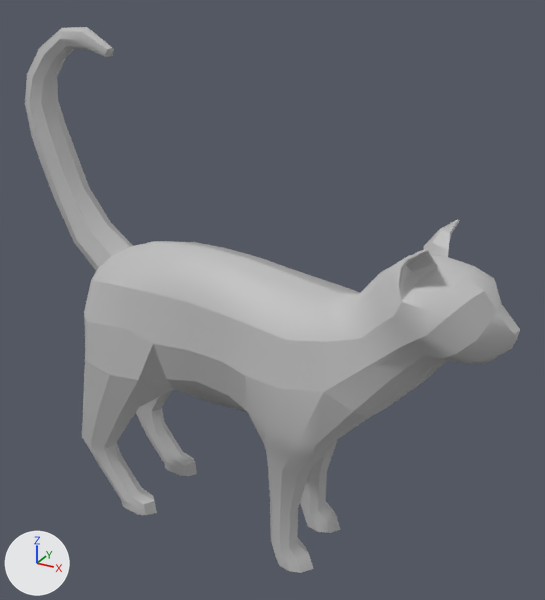
Two versions of the FBX model Assets/Modelings/Animal/obj_cat.fbx, one commit apart.
Both versions are drawn from a 50 mm lens placed at (-0.766, -3.979, 0.975), pointed at (-1.333, -2.949, 0.46). The lights are fixed; the arrows at lower left show +X, +Y and +Z. Where no turn or scale is listed for an object, it has been applied to the vertices.

Objects in the first picture: 'obj_cat'.
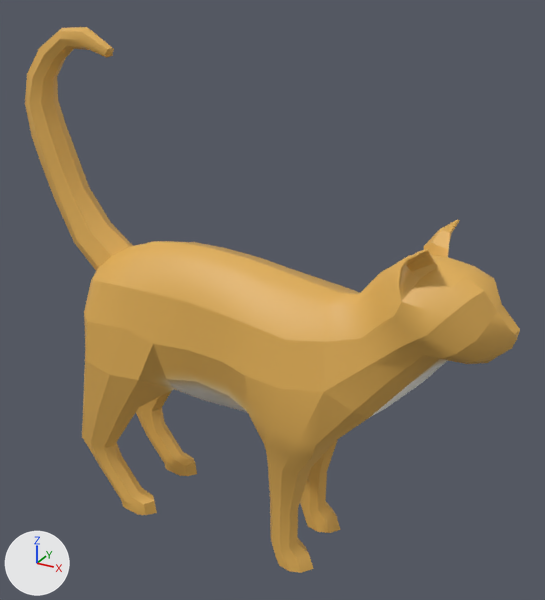
The newer file is also rescaled (x0.689), turned or shifted as a whole; pictures and numbers use the older file's frame.

Changed parts and their boxes [x1, y1, x2, y2] in the pictures (545 x 600 px):
```json
{"object": "obj_cat", "change": "surface changed", "before": [25, 27, 520, 573], "after": [25, 27, 520, 573], "on screen": "grey to orange"}
```

Scene script edits in JSON lines:
```json
{"op": "add", "block": "img_city_prop_jpg", "code": ["img_city_prop_jpg = load_image('city_prop.jpg', '_unpacked/city_prop.jpg', 2048, 2048, 'sRGB')"]}
{"op": "remove", "block": "mat_mat_lambert_city_1", "code": "mat_mat_lambert_city_1.base_color = (0.5, 0.5, 0.5)  # grey #bcbcbc"}
{"op": "add", "block": "mat_mat_lambert_city_1", "code": "mat_mat_lambert_city_1.texture = img_city_prop_jpg"}
```
